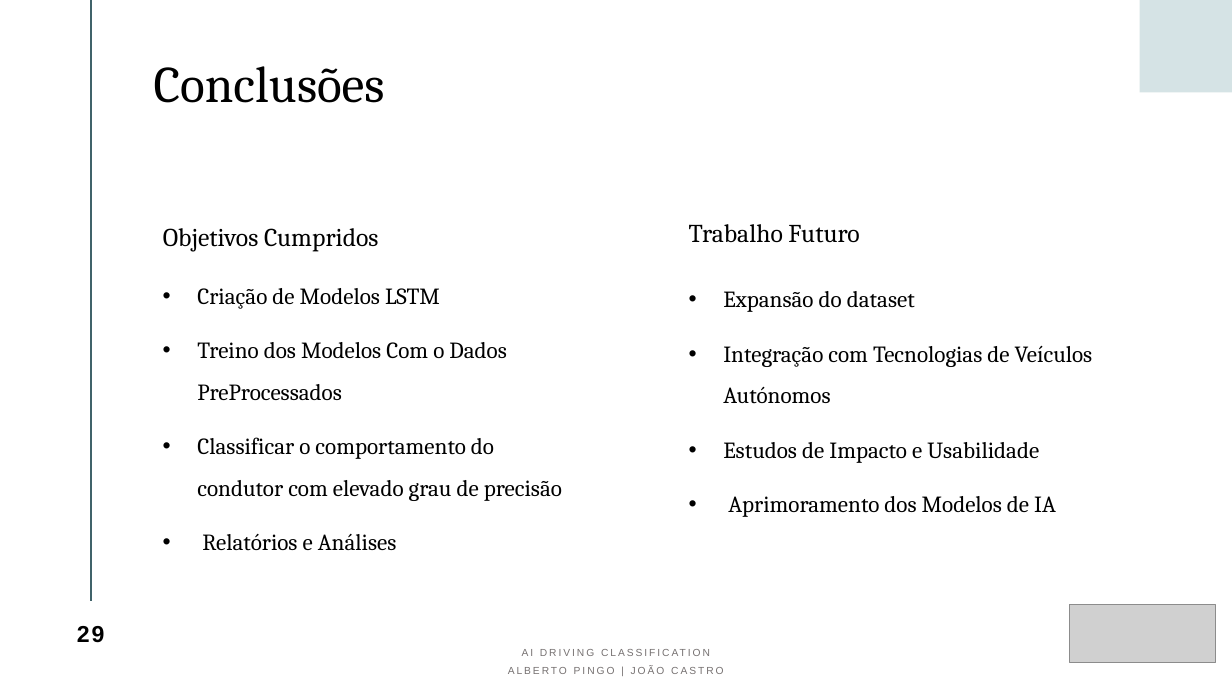
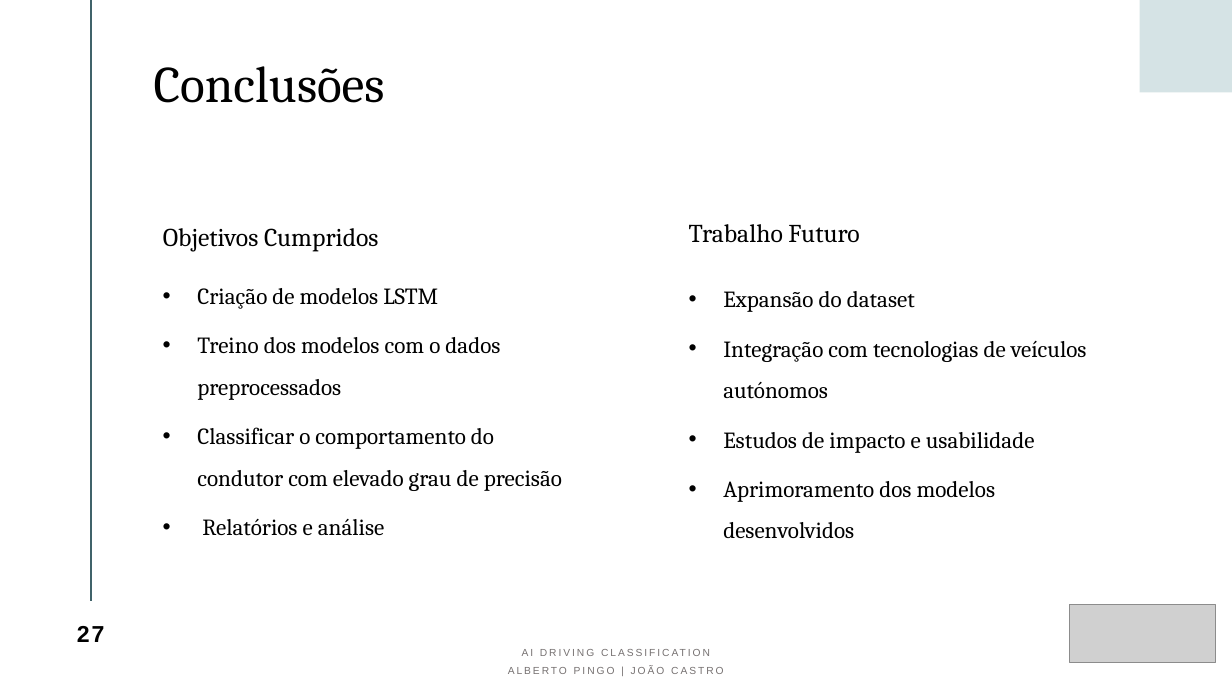
Before and after one commit to albertopingo/AI-driving-classification_FinalProject_CEng, a slide deck: slide 27 of ProjInf_AI_Driving_Classification.pptx (slide 29 before the commit). Drawn at 1232x693 pixels with LibreOffice and Linux fonts; fonts in the diff are those of the drawing; grey boxes stand for pictures. Boxes give left, top, right and bottom in pixels: in the first picture for what was removed or moved away, otherwise in the second. Text is boxed around its words. In the diff, an @@ line names an element or a change of style, - is before the commit and + after.

```diff
--- a/ProjInf_AI_Driving_Classification.pptx
+++ b/ProjInf_AI_Driving_Classification.pptx
@@ text at [197,288,500,400]: text changed @@
-• Criação de Modelos LSTM
-• Treino dos Modelos Com o Dados PreProcessados
+• Criação de modelos LSTM
+• Treino dos modelos com o dados preprocessados
@@ text at [723,341,1087,538]: text changed @@
-• Integração com Tecnologias de Veículos Autónomos
-• Estudos de Impacto e Usabilidade
-• Aprimoramento dos Modelos de IA
+• Integração com tecnologias de veículos autónomos
+• Estudos de impacto e usabilidade
+• Aprimoramento dos modelos desenvolvidos
@@ text at [197,427,562,491]: less space between paragraphs @@
@@ text at [202,519,384,536]: text changed @@
-• Relatórios e Análises
+• Relatórios e análise
@@ page number at [77,626,105,642]: text changed @@
-29
+27
```
Also in this commit, not shown: 4 other slides changed, 1 slide added, 3 slides removed.
